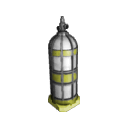
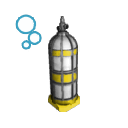
Revision of a layered 128x128 image; what changed, layer by layer:
added layer "Vložená vrstva" above "kopie OxygenBottleComponent.png" over left=15, top=14, right=42, bottom=52
painted on "OxygenBottleComponent.png" over left=48, top=46, right=80, bottom=112
